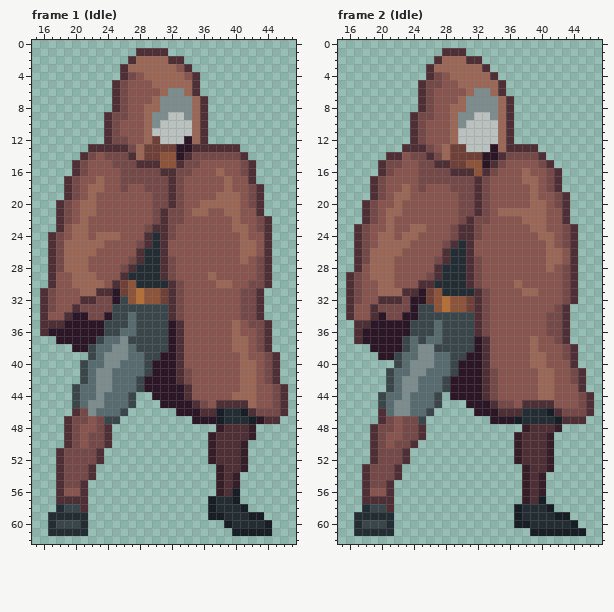
A pixel-art file gets an edit: Personal_Roberto/ASEPRITE/1. Liora/Liora_Idle.aseprite. The picture above is the old version.
64x64 pixels, 8 frames. Shown: frame 1 (Idle): x 15..47, y 0..62; frame 2 (Idle): x 15..47, y 0..62. The commit also changed other frames, which this record leaves out.
The result:
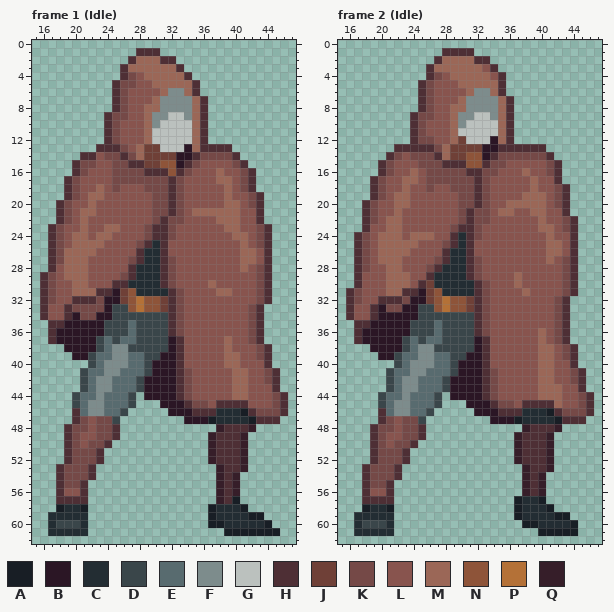
Palette (. is transparent): A #181e25  B #2b1625  C #232d33  D #3a464a  E #586b6f  F #7d8c8c  G #bbc1be  H #4e2f35  J #6f4037  K #754947  L #88544e  M #9b6757  N #8e5439  P #b47137  Q #361e29
Changes in this commit:
Frame 1 (Idle):
y 1: x 31 H -> .
y 2: x 31 M -> H; x 33 H -> .
y 3: x 33..34 LH -> H.
y 4: x 34..35 LH -> H.
y 5: x 27 L -> K
y 12: x 26 K -> L; x 30 J -> G; x 34 B -> G
y 13: x 22 H -> .; x 26..27 HK -> KL; x 31..33 JJB -> GGG; x 35 H -> M; x 40 H -> .
y 14: x 22 K -> H; x 26..27 KH -> HK; x 31..32 NN -> JJ; x 34..35 HK -> BH; x 40..41 KH -> H.
y 15: x 22 L -> K; x 27 K -> H; x 29..30 HH -> JJ; x 33..34 HK -> BH; x 40..42 LKH -> KH.
y 16: x 25 L -> K; x 29..30 KK -> HH; x 32..33 HK -> NH
y 17: x 23 M -> L; x 25 L -> K; x 38 L -> M; x 41 L -> K
y 18: x 22 M -> L; x 25..26 LK -> KL; x 41..43 LKH -> KH.
y 19: x 23 L -> M; x 38 M -> L; x 40 M -> L
y 20: x 21 M -> L; x 36..38 MMM -> LLL
y 21: x 31..32 HK -> KH; x 37..38 LL -> MM
y 22: x 38..39 LL -> MM; x 43..44 KH -> H.
y 23: x 17..18 .H -> HK; x 20 M -> L; x 24..25 LL -> MM; x 39 L -> M; x 41 M -> L
y 24: x 25 M -> L; x 29..30 HC -> KH; x 40 L -> M; x 43 L -> K
y 25: x 19 M -> L; x 42..43 ML -> LK
y 27: x 42..43 LK -> ML
y 28: x 18 K -> L; x 26 K -> L; x 41 L -> M
y 29: x 16..17 .H -> HK; x 19 L -> M; x 22 M -> L; x 26..27 HC -> KH; x 37 M -> L
y 30: x 16..17 .H -> HK; x 22..23 MM -> LL; x 26..27 JN -> HC; x 31..33 CHK -> HKL; x 37..39 LMM -> MLL; x 42 K -> L
y 31: x 20 L -> M; x 28..31 PNNJ -> CCCC; x 38..39 LL -> MM; x 41..44 KKH. -> LLKH
y 32: x 20 L -> H; x 24 K -> B; x 26 D -> J; x 41..44 KKH. -> LLKH
y 33: x 17 K -> L; x 19..20 LH -> HK; x 24 K -> B; x 27..31 DDDDD -> NPNNJ; x 41 K -> L
y 34: x 21 B -> K; x 23 K -> B; x 27 E -> D; x 41 K -> L
y 35: x 16 H -> .; x 32..33 BH -> HK; x 40 M -> L; x 43..44 KH -> H.
y 36: x 16..17 HB -> .H; x 26 E -> D; x 32..33 BH -> HK; x 40 M -> L; x 42..44 LKH -> KH.
y 37: x 17 . -> H; x 25..27 EFD -> DEE; x 39..44 LMMLKH -> MLLKH.
y 38: x 19 . -> B; x 22..23 DE -> BD; x 27 E -> D; x 39..41 LMM -> MLL
y 39: x 20..21 .. -> BB; x 24 F -> E; x 39..41 LLM -> MML; x 43..45 LKH -> KH.
y 40: x 21..22 DE -> .D; x 26 E -> F; x 39..42 LLMM -> MMLL; x 44..45 KH -> H.
y 41: x 23 F -> E; x 25 E -> F; x 40 L -> M; x 42 M -> L
y 42: x 40 L -> M; x 42 M -> L
y 43: x 20..21 DE -> .D; x 33..34 BH -> HK; x 40 L -> M; x 42 M -> L; x 45..46 KH -> H.
y 44: x 29 . -> B; x 33..34 BH -> HK; x 42 M -> L
y 45: x 34..35 BH -> HK; x 42 M -> L
y 46: x 21 K -> E; x 23 E -> F; x 32 . -> B; x 35 B -> H; x 38 A -> C
y 47: x 19..20 HK -> .H; x 24 D -> K; x 34 . -> B; x 37..38 BA -> AC; x 43 B -> H
y 48: x 21 L -> K; x 24..25 H. -> KH
y 49: x 22 K -> L; x 24..25 H. -> KH; x 41..42 HQ -> Q.
y 51..52: x 18..19 HK -> .H
y 56: x 40 A -> Q
y 57: x 37..39 ACC -> .QH
y 58: x 18..21 CDDH -> ACCA
y 59: x 38 A -> C
y 60: x 37..39 ..A -> AAC
y 61: x 39 . -> A; x 45 . -> A
Frame 2 (Idle):
y 1: x 31 . -> H
y 2: x 31 H -> M; x 33 . -> H
y 3: x 33..34 H. -> LH
y 4: x 34..35 H. -> LH
y 5: x 27 K -> L
y 12: x 26 L -> K; x 30 G -> J; x 34 G -> B
y 13: x 22 . -> H; x 26..27 KL -> HK; x 31..33 GGG -> JJB; x 35 M -> H; x 40 . -> H
y 14: x 22 H -> K; x 26..27 HK -> KH; x 31..32 JJ -> NN; x 34..35 BH -> HK; x 40..41 H. -> KH
y 15: x 22 K -> L; x 27 H -> K; x 29..30 JJ -> HH; x 33..34 BH -> HK; x 40..42 KH. -> LKH
y 16: x 24..25 LK -> ML; x 29..30 HH -> KK; x 32..33 NH -> HK
y 17: x 23..25 LLK -> MML; x 38 M -> L; x 41 K -> L
y 18: x 25..26 KL -> LK; x 41..43 KH. -> LKH
y 19: x 38 L -> M; x 40 L -> M
y 20: x 23 L -> M; x 36..38 LLL -> MMM
y 21: x 21 M -> L; x 31..32 KH -> HK; x 37..38 MM -> LL
y 22: x 22 L -> M; x 38..39 MM -> LL; x 43..44 H. -> KH
y 23: x 17..18 HK -> .H; x 22 L -> M; x 24..25 MM -> LL; x 39 M -> L; x 41 L -> M
y 24: x 22..23 LM -> ML; x 25..26 LL -> MM; x 29..30 KH -> HC; x 40 M -> L; x 43 K -> L
y 25: x 24 L -> M; x 42..43 LK -> ML
y 26: x 19 M -> L; x 23 L -> M
y 27: x 19 M -> L; x 22 L -> M; x 42..43 ML -> LK
y 28: x 18..20 LMM -> KLL; x 22 L -> M; x 26 L -> K; x 41 M -> L
y 29: x 16..17 HK -> .H; x 19..20 MM -> LL; x 22..23 LL -> MM; x 26..27 KH -> HC; x 37 L -> M
y 30: x 16..17 HK -> .H; x 20 M -> L; x 22..23 LL -> MM; x 26 H -> J; x 31..33 HKL -> CHK
y 31: x 20 M -> L; x 39 M -> L
y 32: x 42..44 LKH -> KH.
y 33: x 20 K -> B; x 23 K -> B
y 34: x 21..22 KK -> BB; x 41 K -> L
y 35: x 41 K -> L
y 36: x 40..41 LK -> ML
y 37: x 39..40 ML -> LM
y 38: x 39..41 MLL -> LMM
y 39..40: x 39 M -> L; x 41 L -> M
y 43..45: x 42 L -> M
y 57: x 37..39 .QH -> ACC
y 58: x 18..21 CDDH -> ACCA
y 60: x 37 A -> .; x 39 C -> A
y 61: x 39 A -> .; x 45 A -> .
